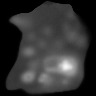
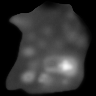
Revision of a layered 96 × 96 image; what changed, layer by layer:
added layer "Layer #9" above "Layer #8" over bbox(37, 0, 73, 16)
